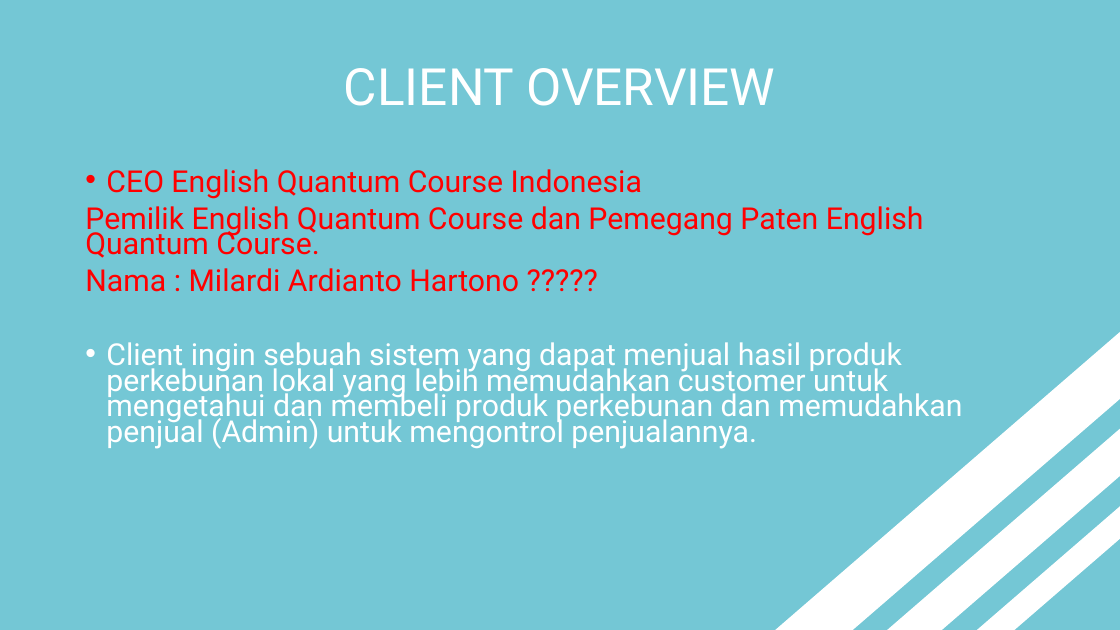
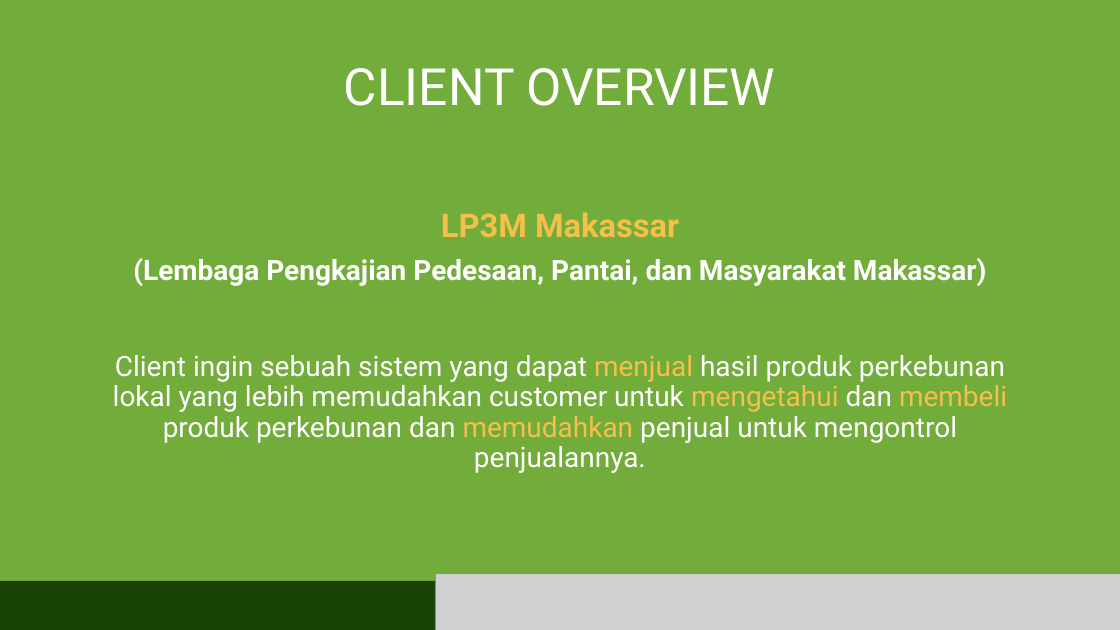
Before and after one commit to ripasfilqadar/mppl, a slide deck: slide 3 of buat demo/CikoroFarm.pptx. Drawn at 1120x630 pixels with LibreOffice and Linux fonts; fonts in the diff are those of the drawing; grey boxes stand for pictures. Boxes give left, top, right and bottom in pixels: in the first picture for what was removed or moved away, otherwise in the second. Text is boxed around its words. In the diff, an @@ line names an element or a change of style, - is before the commit and + after.

```diff
--- a/buat demo/CikoroFarm.pptx
+++ b/buat demo/CikoroFarm.pptx
@@ background #74C7D5 to #72AC3B @@
@@ text added at (133, 212, 986, 286), 24 pt, text #FFFFFF, bold @@
+LP3M Makassar
+(Lembaga Pengkajian Pedesaan, Pantai, dan Masyarakat Makassar)
@@ rectangle removed at (766, 320, 1120, 630) @@
@@ text at (113, 355, 1007, 473): text changed; size 25.9 to 24 pt @@
-• CEO English Quantum Course Indonesia
-Pemilik English Quantum Course dan Pemegang Paten English Quantum Course.
-Nama : Milardi Ardianto Hartono ?????
-• Client ingin sebuah sistem yang dapat menjual hasil produk perkebunan lokal yang lebih memudahkan customer untuk mengetahui dan membeli produk perkebunan dan memudahkan penjual (Admin) untuk mengontrol penjualannya.
+Client ingin sebuah sistem yang dapat menjual hasil produk perkebunan lokal yang lebih memudahkan customer untuk mengetahui dan membeli produk perkebunan dan memudahkan penjual untuk mengontrol penjualannya.
@@ rectangle removed at (858, 399, 1120, 630) @@
@@ rectangle removed at (910, 443, 1120, 630) @@
@@ rectangle added at (0, 581, 453, 630), fill #194206 @@
@@ picture added at (436, 573, 1120, 630) @@
```
Also in this commit, not shown: 9 other slides changed, 6 slides added, 6 slides removed.
